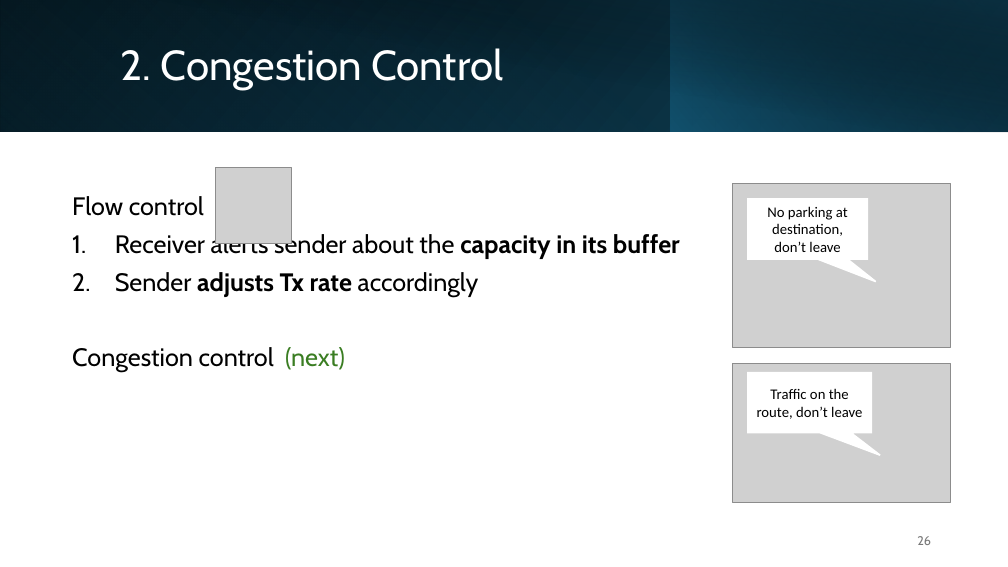
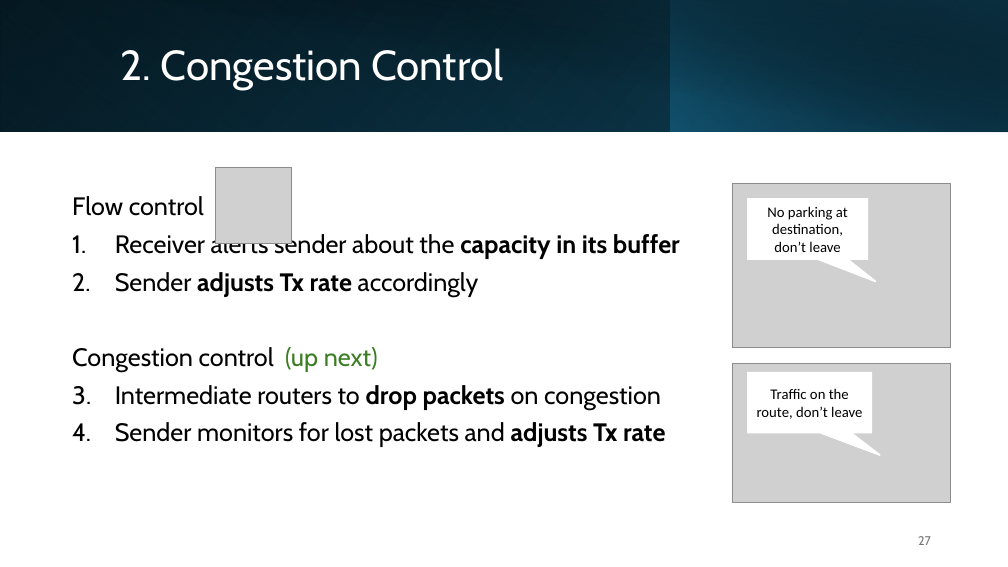
Before and after one commit to michaelgalle/ComputerNetworks, a slide deck: slide 27 of Introduction to Networks - TCP congestion - slides.pptx (slide 26 before the commit). Drawn at 1008x567 pixels with LibreOffice and Linux fonts; fonts in the diff are those of the drawing; grey boxes stand for pictures. Boxes give left, top, right and bottom in pixels: in the first picture for what was removed or moved away, otherwise in the second. Text is boxed around its words. In the diff, an @@ line names an element or a change of style, - is before the commit and + after.

```diff
--- a/Introduction to Networks - TCP congestion - slides.pptx
+++ b/Introduction to Networks - TCP congestion - slides.pptx
@@ text at (x1=72, y1=347, x2=666, y2=447): text changed @@
-Congestion control (next)
+Congestion control (up next)
+1. Intermediate routers to drop packets on congestion
+2. Sender monitors for lost packets and adjusts Tx rate
@@ page number at (x1=918, y1=536, x2=931, y2=545): text changed @@
-26
+27
```
Also in this commit, not shown: 15 other slides changed, 1 slide added, 1 other file.
